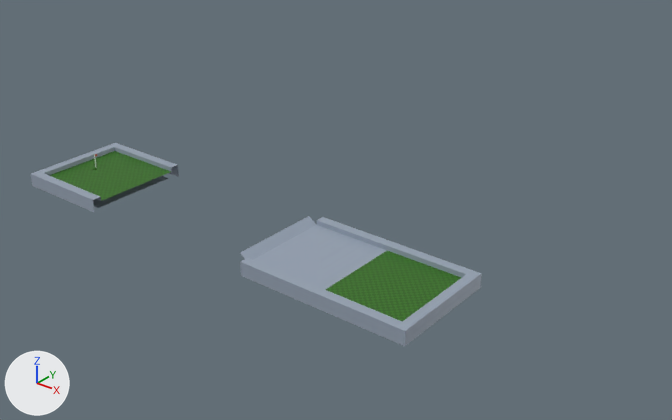
What one commit did to the Blender file minigolf/minigolf_hole2.blend.
Camera for both pictures: a 50 mm lens placed at (10.07, -11.87, 8.56), pointed at (-1.98, 3.2, -0.79). Arrows for +X, +Y and +Z are at lower left; the lights stay in place.

The first picture shows 'Hole'.
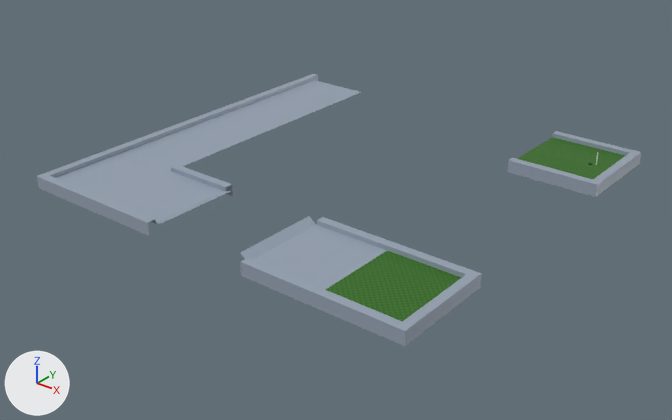
The change, as a list of edits to the scene's bpy script:
```text
Change me_hole:
    used by ob_hole; location = (0.0, 0.0, 0.0)
    remove me_hole.from_pydata(...)  # 1252 vertices, 1005 faces, 31 loose edges; spans x -7.2..2.98, y -1.2..1.2, z -0.1..0.2
    add me_hole.from_pydata(...)  # 1206 vertices, 1044 faces, 1 loose edge; spans x -6.98..2.98, y -1.2..8.56, z -0.1..0.2
    me_hole part 1: a new loose piece of 601 vertices spanning x 0.75..2.96, y 6.15..8.56, z -0.1..0.2
    me_hole part 2: a new loose piece of 54 vertices spanning x -6.98..-3.04, y -1.19..8.37, z -0.1..0.2, in mat_borders (picture img_border_texture_png)
    me_hole part 3: the loose piece of 379 vertices spanning x -7.2..-5.0, y -1.2..1.2, z -0.1..0.2 is deleted
    me_hole part 4: the loose piece of 286 vertices spanning x -7.0..-5.12, y -1.0..1.0, z -0.1 is deleted
```

What differs and where, as boxes [x1, y1, x2, y2] in the pictures (672 x 420 px):
'Hole', reshaped (34% wider, 34% taller)
    before: [31, 143, 482, 346]
    after: [37, 74, 641, 346]
part 1 of me_hole, added
    after: [507, 131, 641, 197]
part 2 of me_hole, added
    after: [37, 74, 361, 236]
part 3 of me_hole, deleted
    before: [31, 143, 179, 212]
part 4 of me_hole, deleted (black)
    before: [93, 176, 168, 208]
